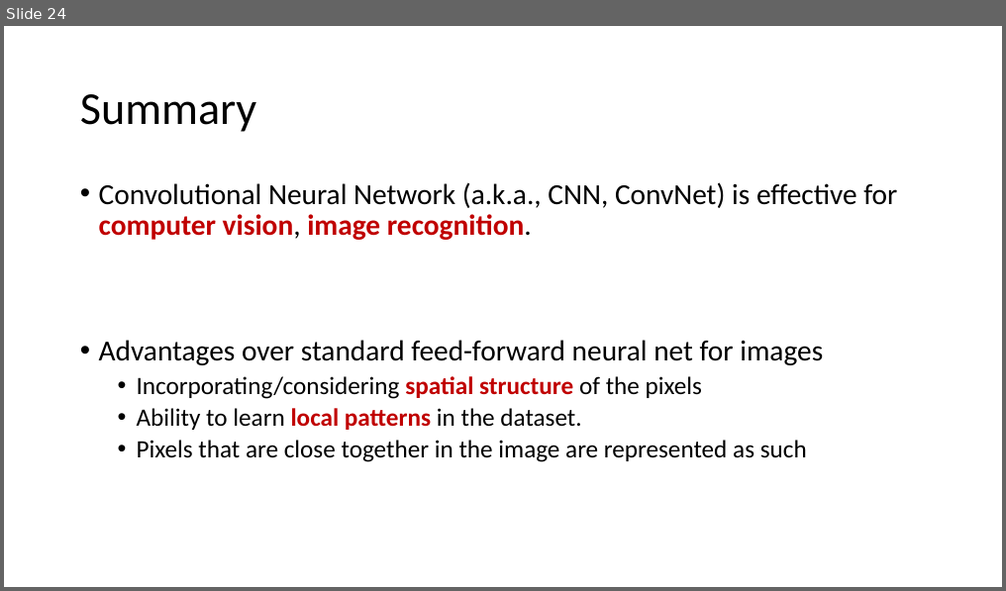
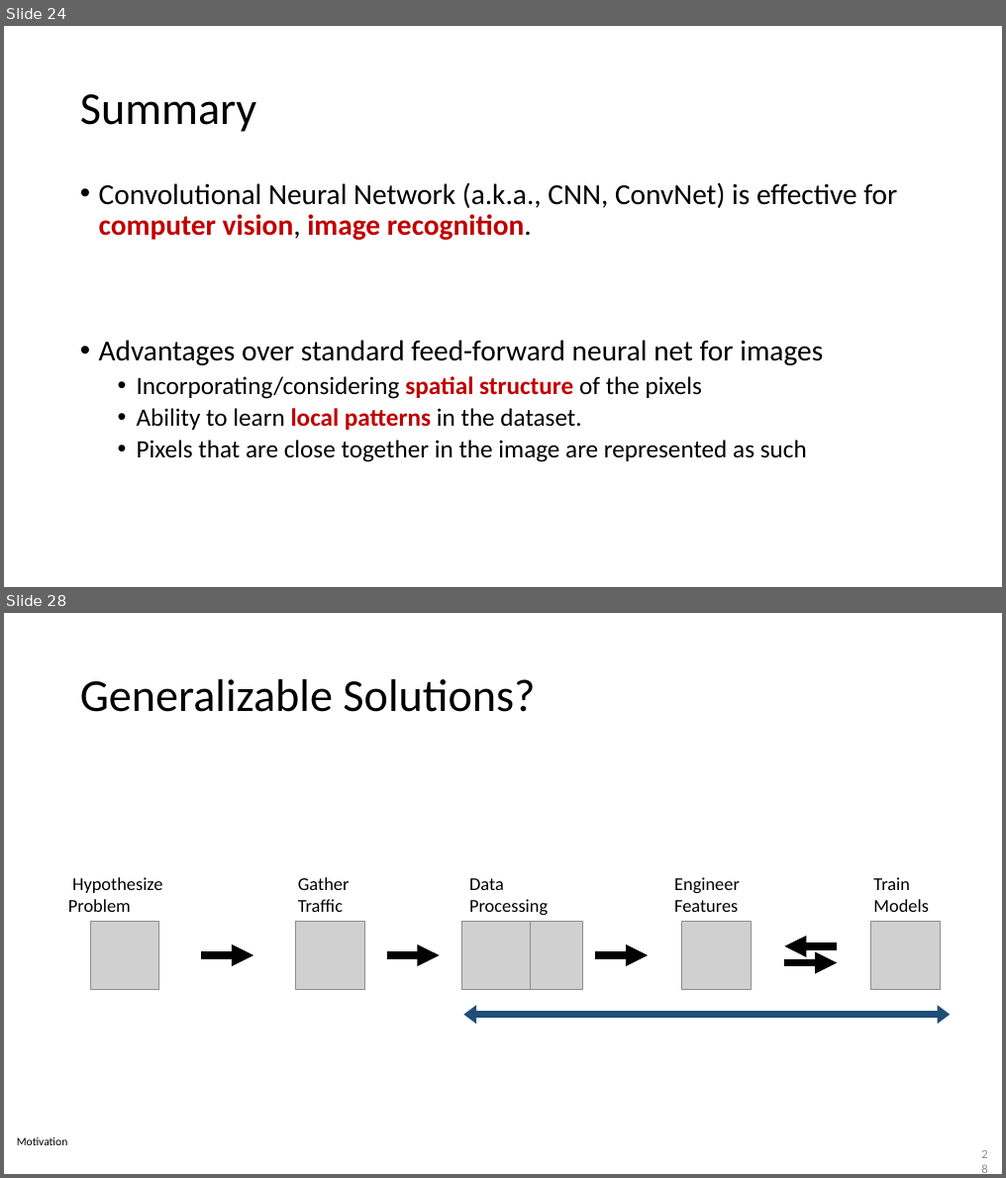
Before and after one commit to noise-lab/ml-systems, a slide deck: docs/slides/13-Deep-Learning.pptx. Shown one above the other, each under a label of ours: slide 24 before the commit, slides 24 and 28 after it; the slides between them are not shown. The pictures are 1006x591 and 1006x1178 pixels, drawn with LibreOffice and Linux fonts; fonts in the diff are those of the drawing; grey boxes stand for pictures. Boxes give left, top, right and bottom in pixels: in the first picture for what was removed or moved away, otherwise in the second. Text is boxed around its words. In the diff, an @@ line names an element or a change of style, - is before the commit and + after.

```diff
--- a/docs/slides/13-Deep-Learning.pptx
+++ b/docs/slides/13-Deep-Learning.pptx
@@ slide 28 added at (4,613,1002,1174), background #FFFFFF @@
@@ title added at (80,679,535,712), 44 pt, text #000000 @@
+Generalizable Solutions?
@@ text added at (68,877,162,912), 17.5 pt, text #000000 @@
+Hypothesize
+Problem
@@ text added at (298,877,350,912), 17.5 pt, text #000000 @@
+Gather
+Traffic
@@ text added at (469,878,548,915), 17.5 pt, text #000000 @@
+Data
+Processing
@@ text added at (674,877,740,912), 17.5 pt, text #000000 @@
+Engineer
+Features
@@ text added at (873,877,929,912), 17.5 pt, text #000000 @@
+Train
+Models
@@ picture added at (90,922,159,990) @@
@@ picture added at (296,922,364,990) @@
@@ picture added at (461,922,531,990) @@
@@ picture added at (514,922,583,990) @@
@@ picture added at (681,922,750,990) @@
@@ picture added at (871,922,940,990) @@
@@ arrow added from (202, 956) to (253, 956), #000000 7 pt @@
@@ arrow added from (387, 956) to (439, 956), #000000 7 pt @@
@@ arrow added from (595, 956) to (648, 956), #000000 7 pt @@
@@ arrow added from (785, 963) to (838, 963), #000000 7 pt @@
@@ arrow added from (838, 947) to (785, 947), #000000 7 pt @@
@@ double arrow added from (463, 1015) to (950, 1015), #1F4E79 6 pt @@
@@ text added at (17,1138,68,1146), 11 pt, text #000000 @@
+Motivation
@@ page number added at (978,1152,990,1171), 12 pt, text #8C8C8C @@
+28
```
Also in this commit, not shown: 16 other slides added, 4 other files.
